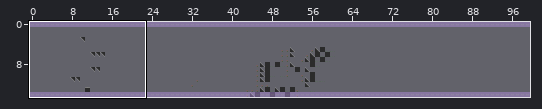
An edit to a level. Tiled map, tiles/map4.tmx. Above, an overview of the earlier version with the close-up marked.
Close-up. Earlier state:
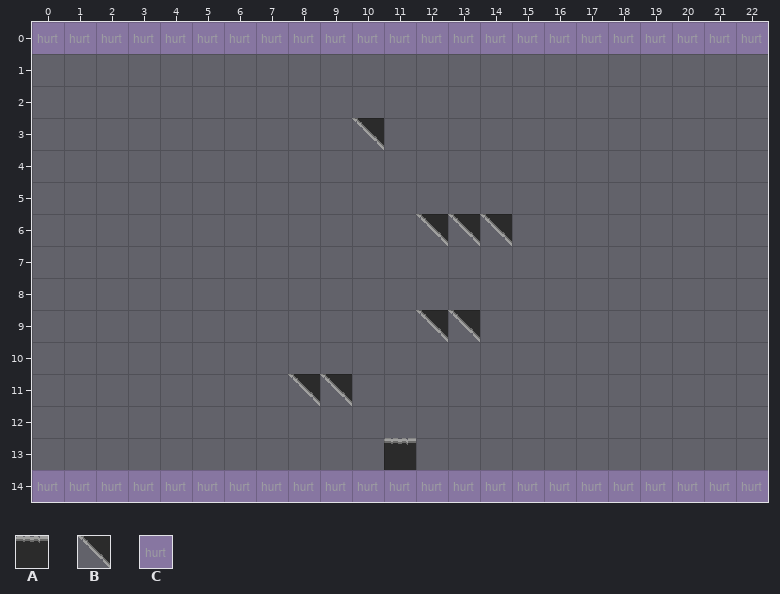
Cells are 32x32 px. Shown: x 0..22, y 0..14. The commit also changed other parts of the map, which this record leaves out.
Key: from "map1tiles": A 1, B 3 turned 180; from "metatiles32x32": C 6 "solid".
_ is an empty cell.
Layers that did not change in this view are not listed.
Layer "foreground" before, first column x 0:
 0 _______________________
 1 _______________________
 2 _______________________
 3 __________B____________
 4 _______________________
 5 _______________________
 6 ____________BBB________
 7 _______________________
 8 _______________________
 9 ____________BB_________
10 _______________________
11 ________BB_____________
12 _______________________
13 ___________A___________
14 _______________________
Layer "collision" before, first column x 0:
 0 CCCCCCCCCCCCCCCCCCCCCCC
 1 _______________________
 2 _______________________
 3 _______________________
 4 _______________________
 5 _______________________
 6 _______________________
 7 _______________________
 8 _______________________
 9 _______________________
10 _______________________
11 _______________________
12 _______________________
13 _______________________
14 CCCCCCCCCCCCCCCCCCCCCCC
After the commit:
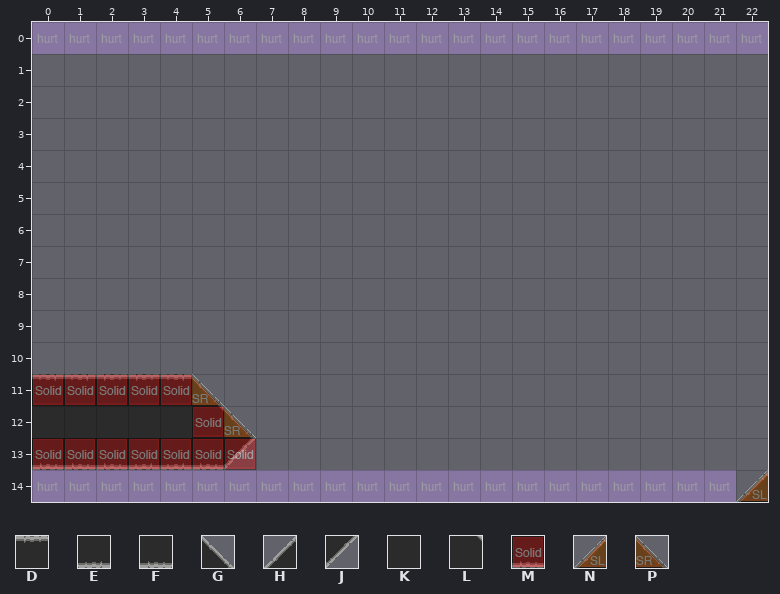
Further tiles: from "map1tiles": D 1 flipped left-right, E 1 flipped up-down, F 1 turned 180, G 3, H 3 turned 270, J 3 turned 90, K 4, L 6; from "metatiles32x32": M 0 "solid", N 2 "lslope", P 3 "rslope".
See-through tiles are keyed as they look on the map.
Changes in this commit:
Changed rows in their new state; . is an unchanged cell.
Layer "foreground":
first column x 0:
 3 .........._............
 6 ............___........
 9 ............__.........
11 AADDAG..__.............
12 KKKKKLG................
13 FFFEEFJ...._...........
14 ......................H
Layer "collision":
first column x 0:
11 MMMMMP.................
12 .....MP................
13 MMMMMMM................
14 ......................N
Boxes around the changes in both close-ups, in picture pixels (x1, y1, x2, y2):
removed: (352, 118, 384, 150)
removed: (416, 214, 512, 246)
removed: (416, 310, 480, 342)
added: (32, 374, 256, 470)
removed: (288, 374, 352, 406)
removed: (384, 438, 416, 470)
changed: (736, 470, 768, 502)
